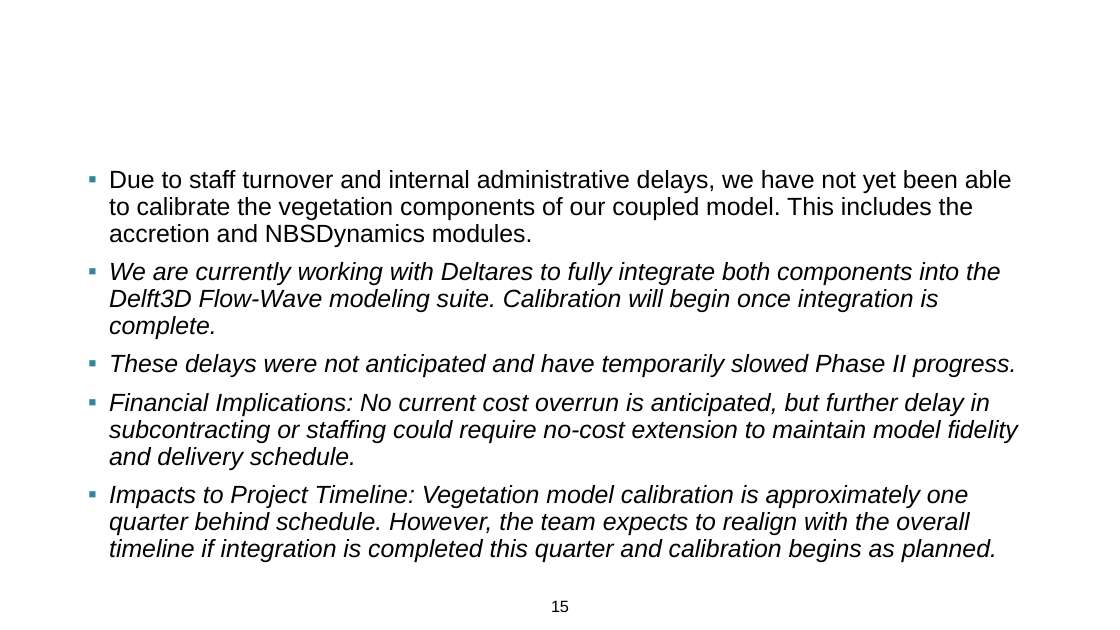
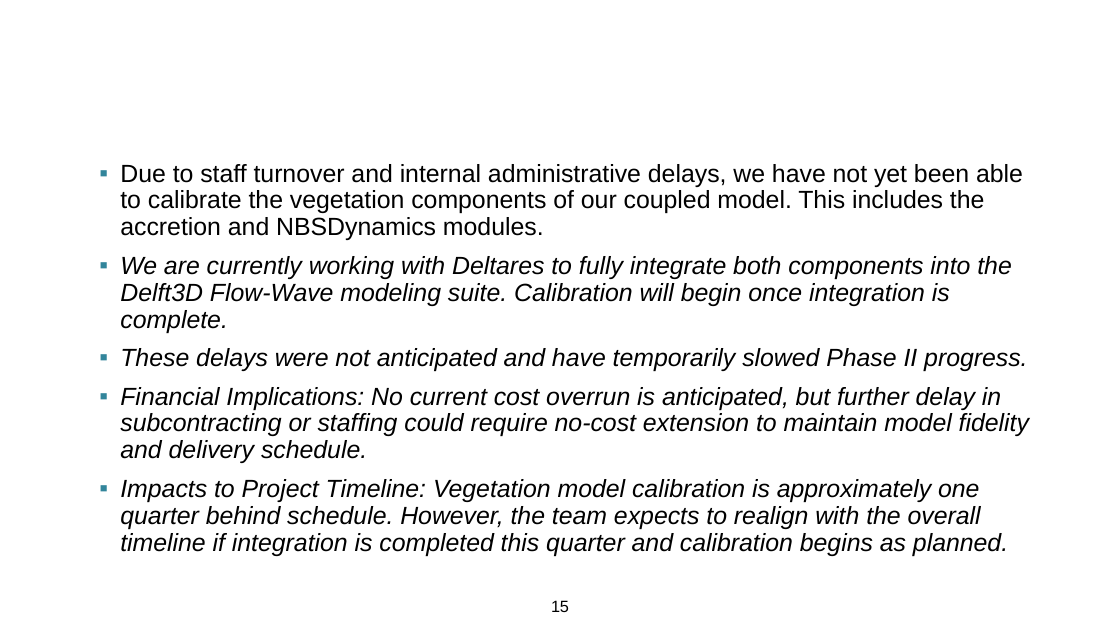
Before and after one commit to EcohydrologyTeam/Presentations, a slide deck: slide 15 of 2025/2025-06-05 ESTCP Salt Marsh Modeling/NH ESTCP IPR Presentation 2025.pptx. Drawn at 1120x630 pixels with LibreOffice and Linux fonts; fonts in the diff are those of the drawing; background and template pictures are left out. Boxes give left, top, right and bottom in pixels: in the first picture for what was removed or moved away, otherwise in the second. Text is boxed around its words. In the diff, an @@ line names an element or a change of style, - is before the commit and + after.

```diff
--- a/2025/2025-06-05 ESTCP Salt Marsh Modeling/NH ESTCP IPR Presentation 2025.pptx
+++ b/2025/2025-06-05 ESTCP Salt Marsh Modeling/NH ESTCP IPR Presentation 2025.pptx
@@ text "Due to staff turnover and ...": place and size @@
-text "Due to staff turnover and ..." at box(109, 170, 1018, 562)
+text "Due to staff turnover and ..." at box(120, 164, 1029, 556)
```
Also in this commit, not shown: 4 other slides changed.
